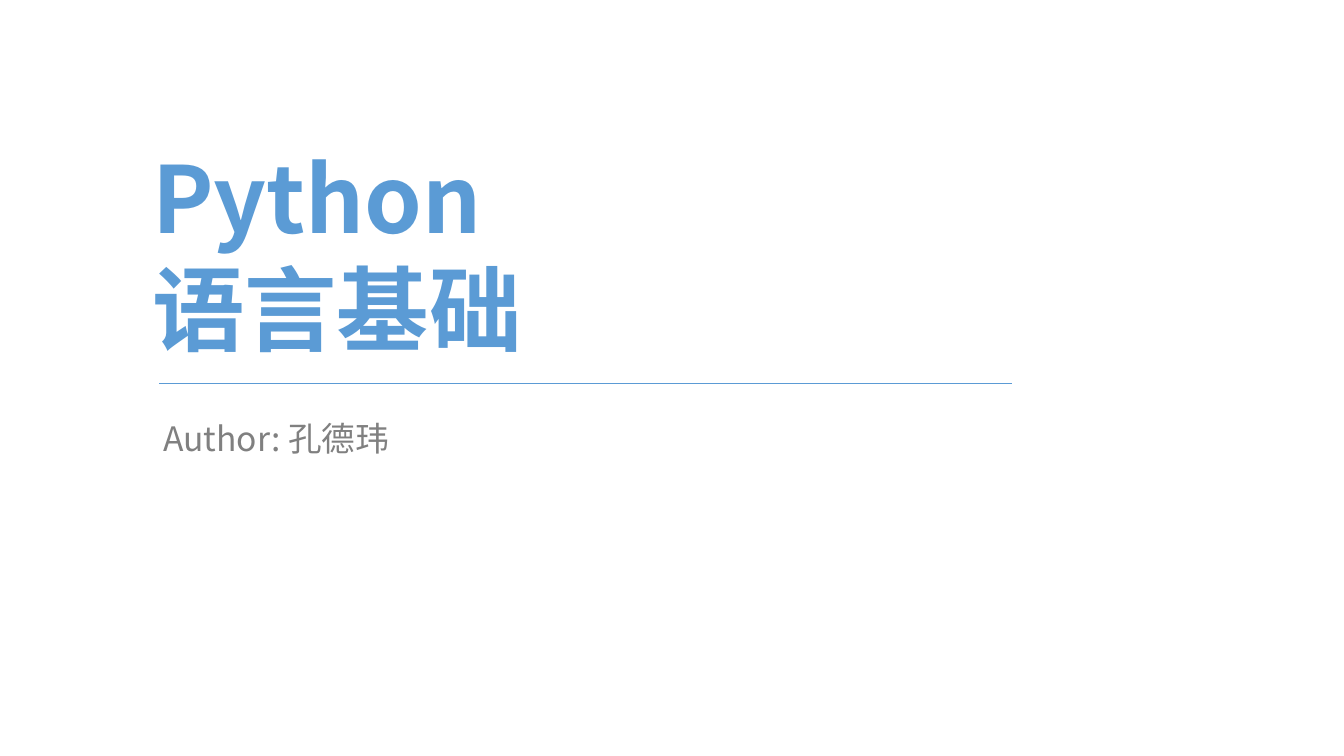
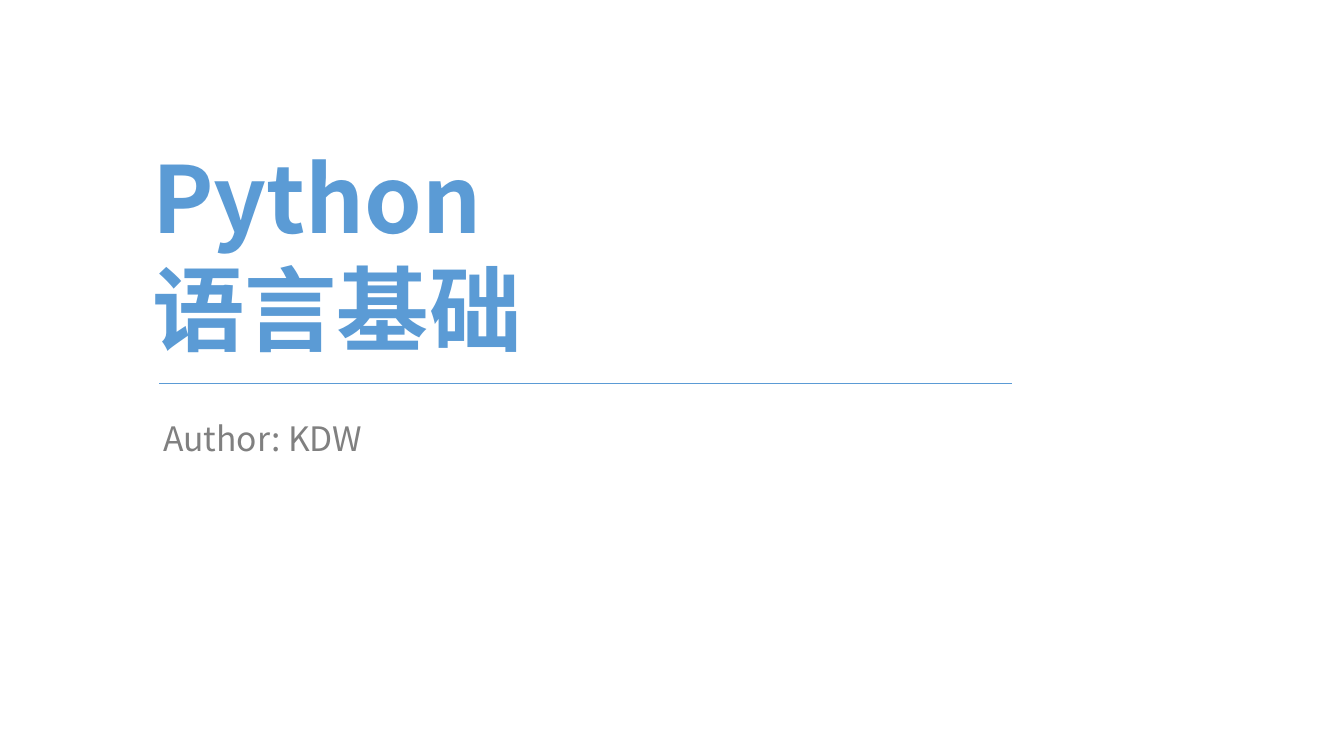
Before and after one commit to FireInIceCode/computer-science, a slide deck: slide 1 of 第一节/index.pptx. Drawn at 1344x756 pixels with LibreOffice and Linux fonts; fonts in the diff are those of the drawing; background and template pictures are left out. Boxes give left, top, right and bottom in pixels: in the first picture for what was removed or moved away, otherwise in the second. Text is boxed around its words. In the diff, an @@ line names an element or a change of style, - is before the commit and + after.

```diff
--- a/第一节/index.pptx
+++ b/第一节/index.pptx
@@ text at (163, 424, 362, 452): text changed @@
-Author: 孔德玮
+Author: KDW
```
Also in this commit, not shown: 7 other slides changed, 1 other file.
